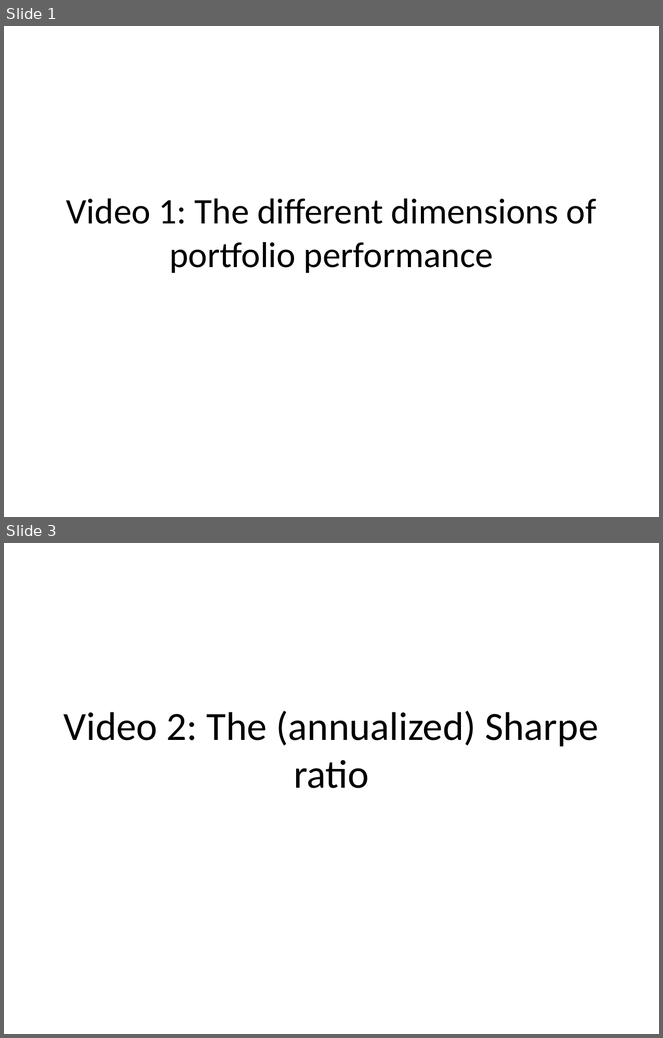
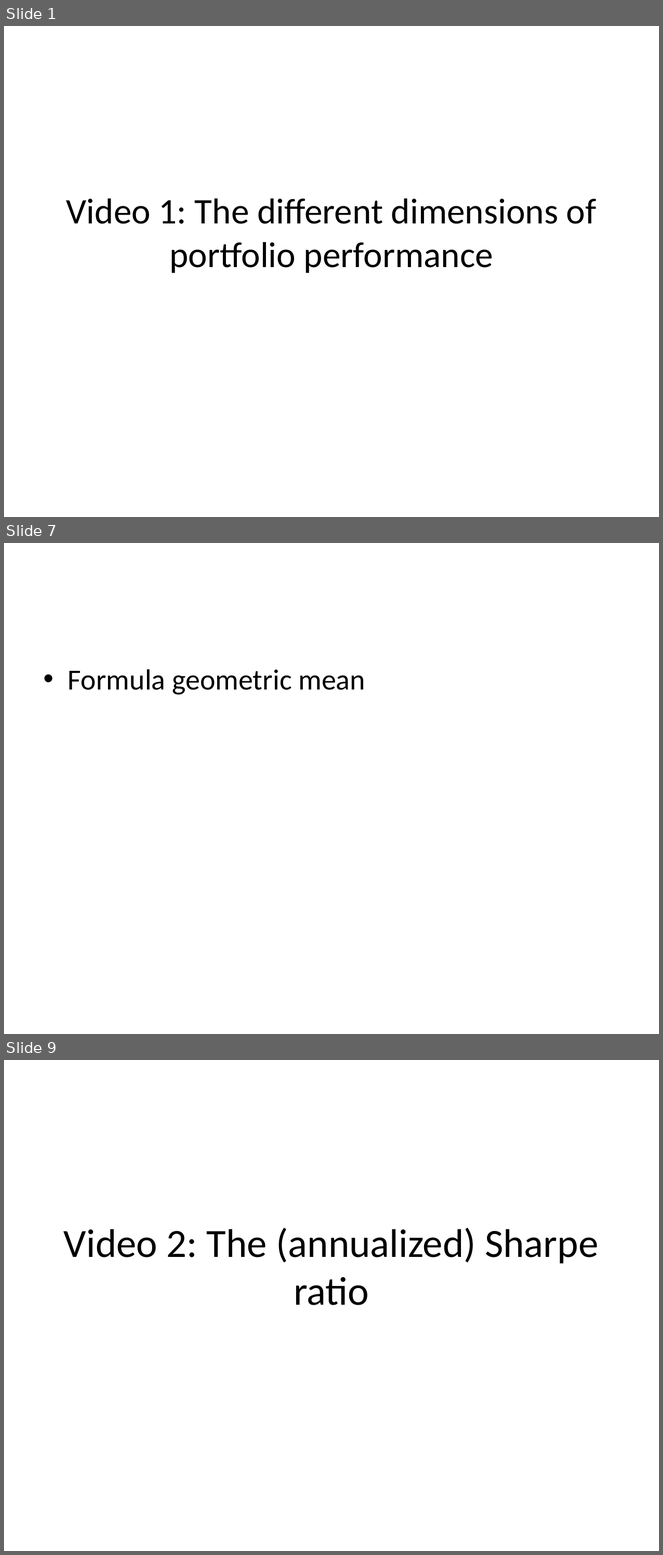
Before and after one commit to saciestudio/courses-intro-portfolio-analysis, a slide deck: scripts/Chapter2.pptx. Shown one above the other, each under a label of ours: slides 1 and 3 before the commit, slides 1, 7 and 9 after it; the slides between them are not shown. The pictures are 663x1038 and 663x1555 pixels, drawn with LibreOffice and Linux fonts; fonts in the diff are those of the drawing. Boxes give left, top, right and bottom in pixels: in the first picture for what was removed or moved away, otherwise in the second. Text is boxed around its words. In the diff, an @@ line names an element or a change of style, - is before the commit and + after.

```diff
--- a/scripts/Chapter2.pptx
+++ b/scripts/Chapter2.pptx
@@ slide 7 added at [4, 543, 659, 1034], background #FFFFFF @@
@@ text added at [68, 669, 365, 695], 32 pt, text #000000 @@
+• Formula geometric mean
@@ what was slide 3 is now slide 9 @@
```
Also in this commit, not shown: 7 other slides added, 1 other file.
